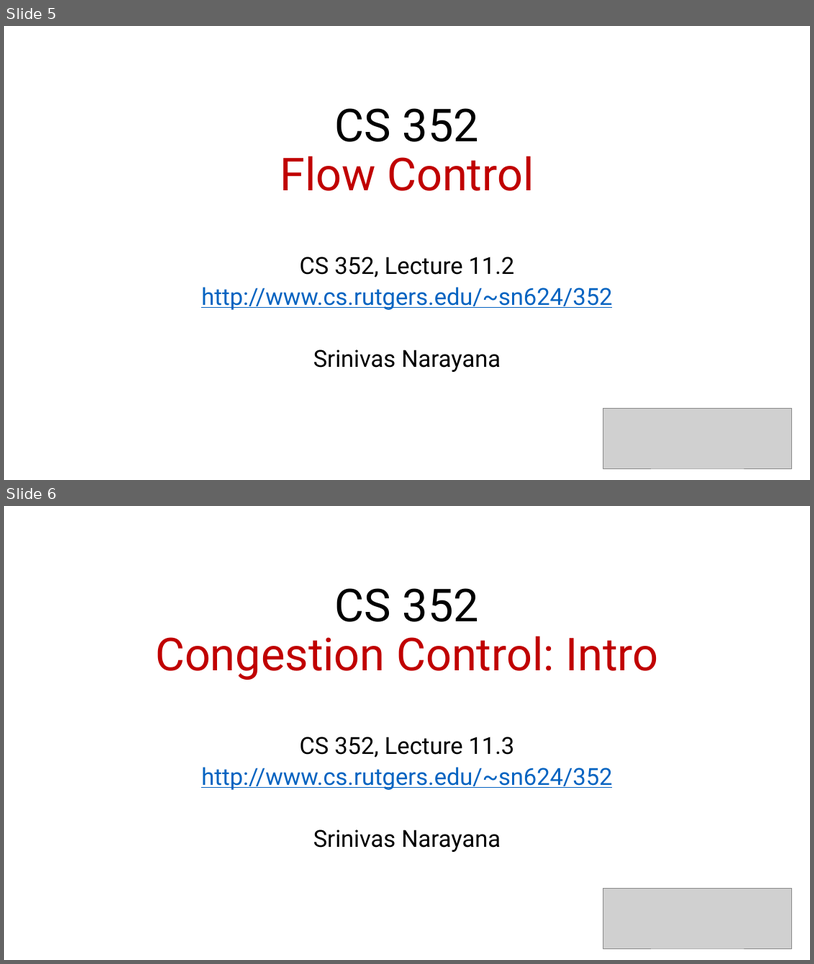
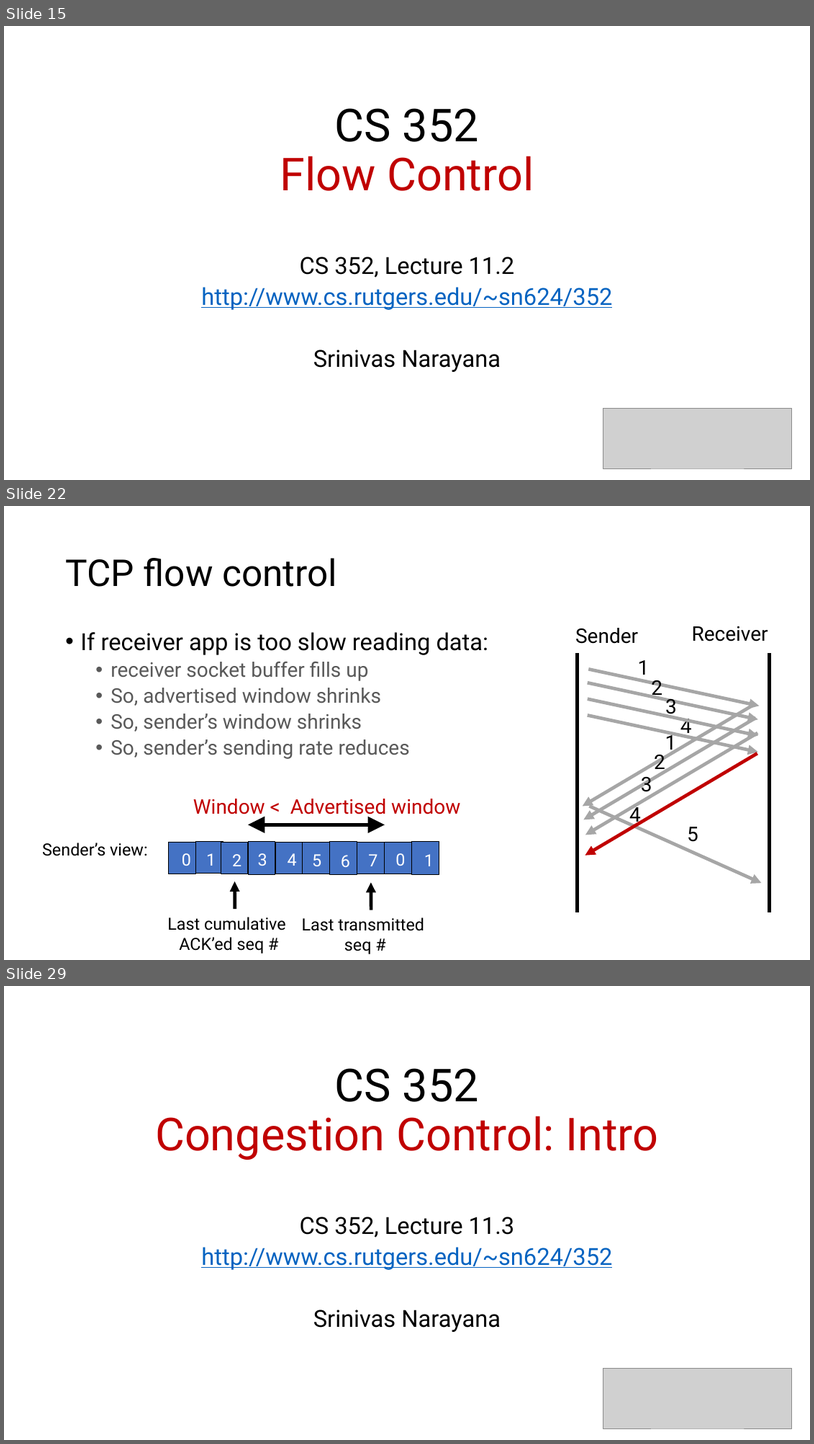
Before and after one commit to ngsrinivas/coursegen, a slide deck: ex/352-S21/staging/352-S21/lectures/transport-tcp-ordering-flow-control-intro-congestion-control.pptx. Shown one above the other, each under a label of ours: slides 5 and 6 before the commit, slides 15, 22 and 29 after it; the slides between them are not shown. The pictures are 814x964 and 814x1444 pixels, drawn with LibreOffice and Linux fonts; fonts in the diff are those of the drawing; grey boxes stand for pictures. Boxes give left, top, right and bottom in pixels: in the first picture for what was removed or moved away, otherwise in the second. Text is boxed around its words. In the diff, an @@ line names an element or a change of style, - is before the commit and + after.

```diff
--- a/ex/352-S21/staging/352-S21/lectures/transport-tcp-ordering-flow-control-intro-congestion-control.pptx
+++ b/ex/352-S21/staging/352-S21/lectures/transport-tcp-ordering-flow-control-intro-congestion-control.pptx
@@ slide 22 added at [4,506,810,960], background #FFFFFF @@
@@ title added at [65,558,337,587], 44 pt, text #000000 @@
+TCP flow control
@@ text added at [80,632,489,759], 24 pt, text #595959 @@
+• If receiver app is too slow reading data:
+  • receiver socket buffer fills up
+  • So, advertised window shrinks
+  • So, sender’s window shrinks
+  • So, sender’s sending rate reduces
@@ text added at [576,628,638,644], 24 pt, text #000000 @@
+Sender
@@ text added at [692,626,769,641], 24 pt, text #000000 @@
+Receiver
@@ line added from (578, 653) to (578, 912), #000000 4 pt @@
@@ line added from (770, 653) to (770, 912), #000000 4 pt @@
@@ arrow added from (589, 669) to (759, 705), #A6A6A6 4 pt @@
@@ text added at [638,660,650,680], 24 pt, text #000000 @@
+1
@@ arrow added from (588, 682) to (759, 720), #A6A6A6 4 pt @@
@@ arrow added from (588, 699) to (759, 735), #A6A6A6 4 pt @@
@@ text added at [651,680,663,700], 24 pt, text #000000 @@
+2
@@ text added at [666,698,677,718], 24 pt, text #000000 @@
+3
@@ arrow added from (756, 704) to (583, 806), #A6A6A6 4 pt @@
@@ arrow added from (756, 718) to (584, 819), #A6A6A6 4 pt @@
@@ arrow added from (588, 716) to (759, 752), #A6A6A6 4 pt @@
@@ text added at [681,717,692,738], 24 pt, text #000000 @@
+4
@@ arrow added from (759, 733) to (586, 834), #A6A6A6 4 pt @@
@@ text added at [666,731,677,754], 24 pt, text #000000 @@
+1
@@ arrow added from (758, 754) to (585, 855), #C00000 4 pt @@
@@ text added at [654,754,666,774], 24 pt, text #000000 @@
+2
@@ text added at [641,772,653,796], 24 pt, text #000000 @@
+3
@@ text added at [193,798,460,818], 24 pt, text #C00000 @@
+Window < Advertised window
@@ arrow added from (589, 806) to (762, 883), #A6A6A6 4 pt @@
@@ text added at [630,803,641,826], 24 pt, text #000000 @@
+4
@@ double arrow added from (248, 825) to (385, 825), #000000 4 pt @@
@@ text added at [687,826,699,842], 24 pt, text #000000 @@
+5
@@ text added at [42,842,148,856], 20 pt, text #000000 @@
+Sender’s view:
@@ group added at [169,842,440,875]: 10 rectangles, 10 texts @@
+0
+1
+2
+3
+4
+5
+6
+7
+1
+0
@@ arrow added from (235, 909) to (235, 881), #000000 4 pt @@
@@ arrow added from (371, 909) to (371, 883), #000000 4 pt @@
@@ text added at [167,916,286,953], 20 pt, text #000000 @@
+Last cumulative
+ACK’ed seq #
@@ text added at [302,917,424,954], 20 pt, text #000000 @@
+Last transmitted
+seq #
@@ what was slide 5 is now slide 15 @@
@@ what was slide 6 is now slide 29 @@
```
Also in this commit, not shown: 32 other slides added.
